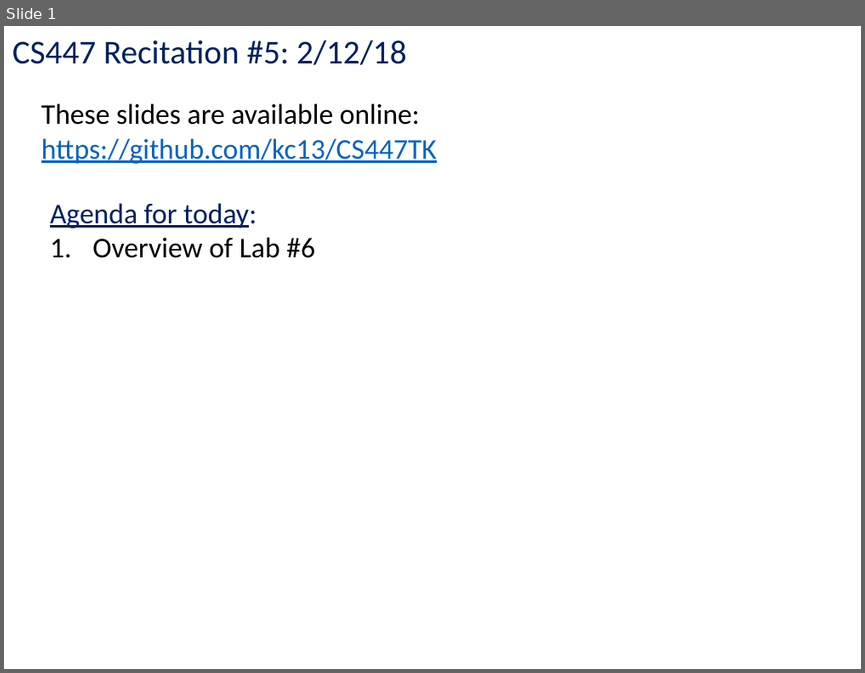
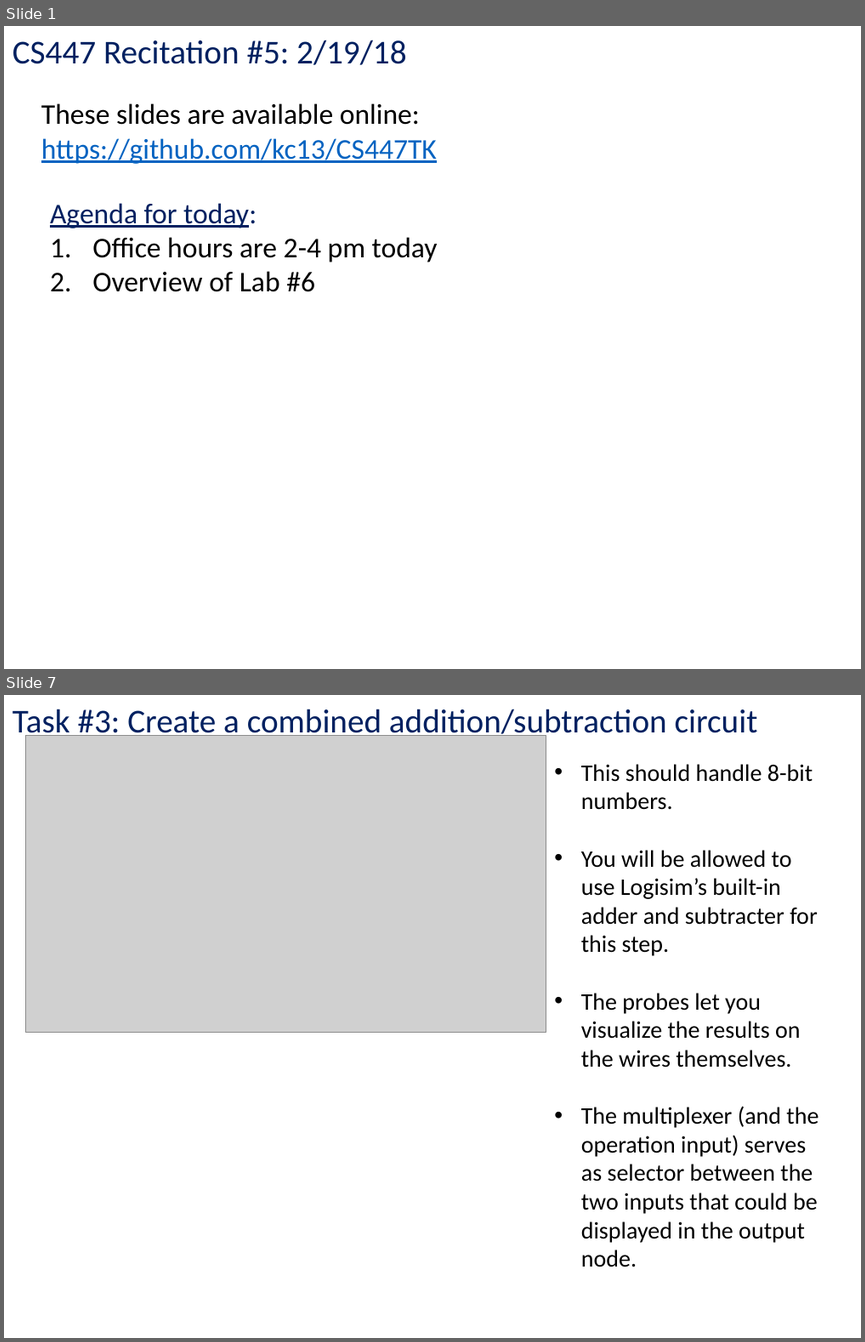
Before and after one commit to kc13/CS447TK, a slide deck: cs447tk_rec5_lab6_feb19.pptx. Shown one above the other, each under a label of ours: slide 1 before the commit, slides 1 and 7 after it; the slides between them are not shown. The pictures are 865x673 and 865x1342 pixels, drawn with LibreOffice and Linux fonts; fonts in the diff are those of the drawing; grey boxes stand for pictures. Boxes give left, top, right and bottom in pixels: in the first picture for what was removed or moved away, otherwise in the second. Text is boxed around its words. In the diff, an @@ line names an element or a change of style, - is before the commit and + after.

```diff
--- a/cs447tk_rec5_lab6_feb19.pptx
+++ b/cs447tk_rec5_lab6_feb19.pptx
@@ slide 7 added at [4,695,861,1338], background #FFFFFF @@
@@ text added at [12,709,758,741], 28 pt, text #002060 @@
+Task #3: Create a combined addition/subtraction circuit
@@ picture added at [26,735,546,1032] @@
@@ text added at [581,764,818,1267], 20 pt, text #000000 @@
+• This should handle 8-bit numbers.
+• You will be allowed to use Logisim’s built-in adder and subtracter for this step.
+• The probes let you visualize the results on the wires themselves.
+• The multiplexer (and the operation input) serves as selector between the two inputs that could be displayed in the output node.
@@ slide 1 changed as well @@
@@ text at [12,40,406,65]: text changed @@
-CS447 Recitation #5: 2/12/18
+CS447 Recitation #5: 2/19/18
@@ text at [92,237,438,262]: paragraph added @@
+1. Office hours are 2-4 pm today
```
Also in this commit, not shown: 1 other slide changed, 5 other slides added, 1 slide removed.
